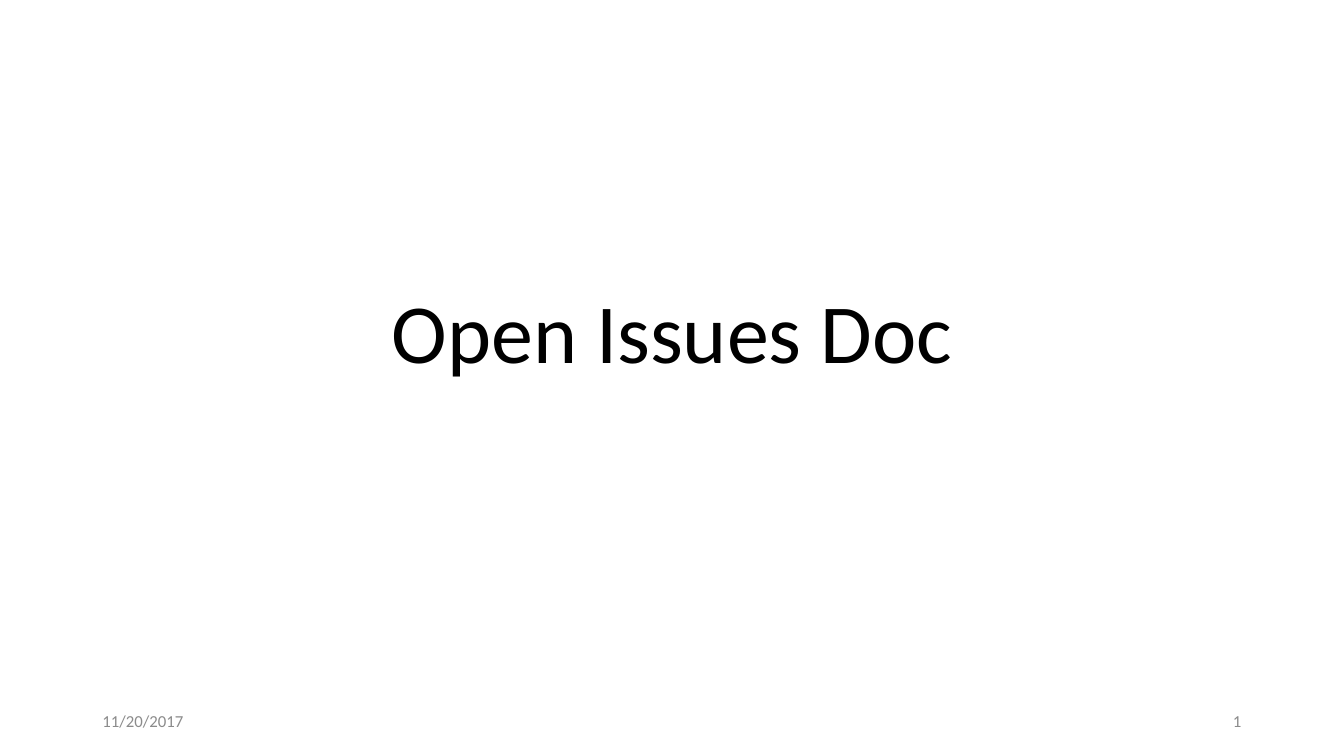
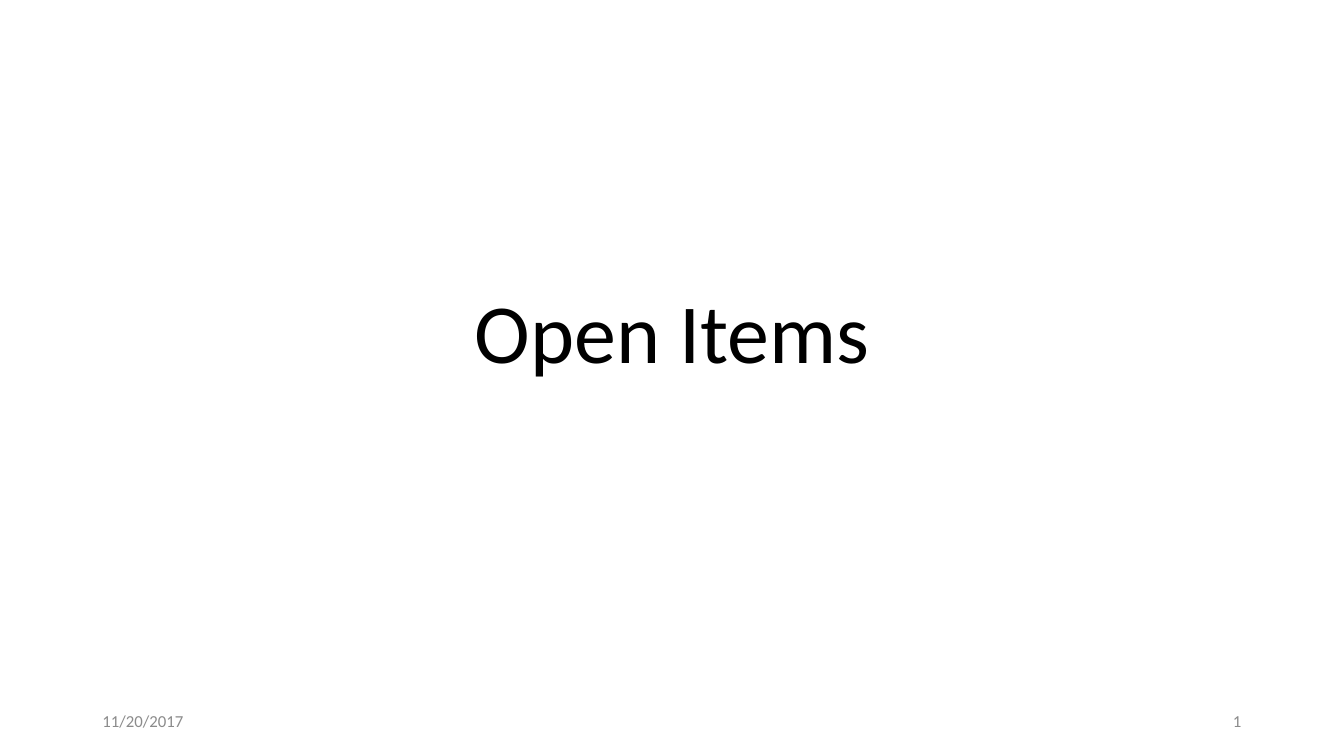
Before and after one commit to kpritsker/kpritsker.github.io, a slide deck: slide 1 of Open_Items.pptx. Drawn at 1344x756 pixels with LibreOffice and Linux fonts; fonts in the diff are those of the drawing. Boxes give left, top, right and bottom in pixels: in the first picture for what was removed or moved away, otherwise in the second. Text is boxed around its words. In the diff, an @@ line names an element or a change of style, - is before the commit and + after.

```diff
--- a/Open_Items.pptx
+++ b/Open_Items.pptx
@@ title at [475,308,869,377]: text changed @@
-Open Issues Doc
+Open Items
```
Also in this commit, not shown: 1 other slide changed, 18 other files.
